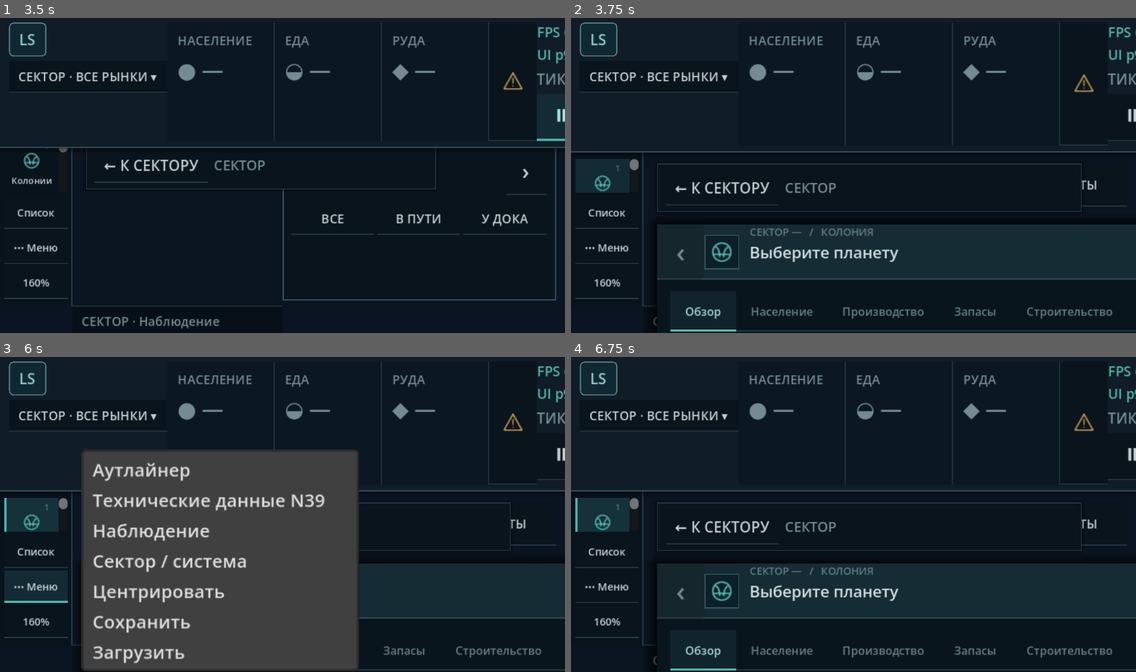
Above: before the commit, frames 1-4 (two rows, left to right).
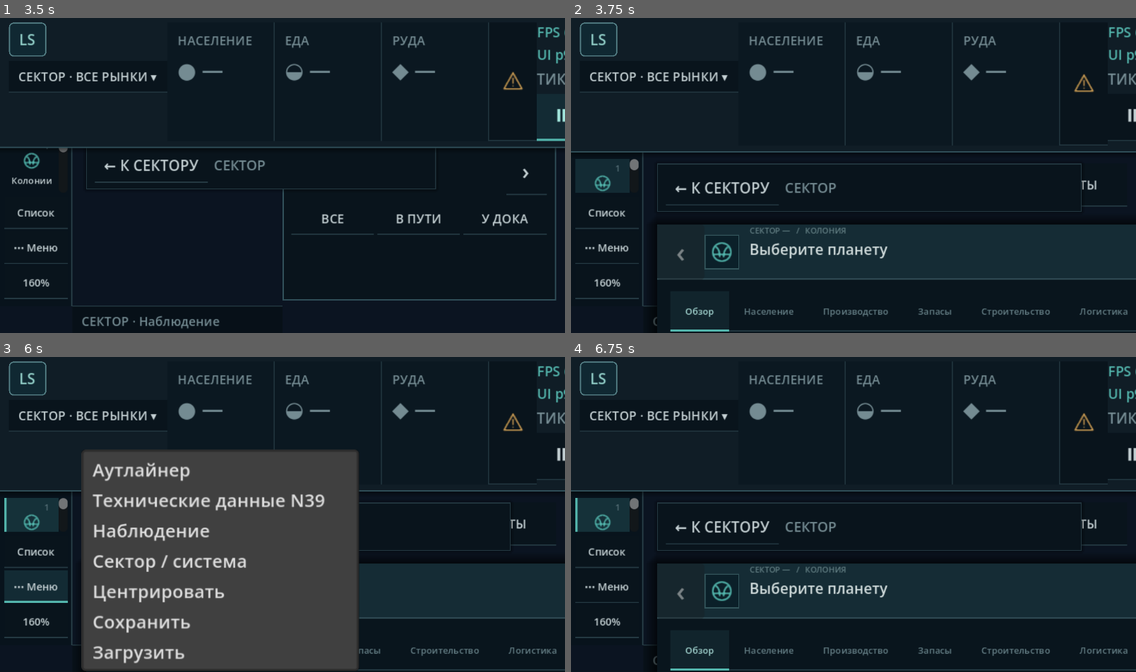
Above: after the commit, the same moments.

Repository: Mefits/Living-Sector
Game: Godot game, scene res://scenes/main.tscn
The game is run twice, just before and just after one commit, with the same random seed, the same clock (stepped at 60 frames per second) and the same inputs.
Inputs (mouse positions are in pixels of both pictures, inside the frame that each line leads up to):
- Up to frame 1 (3.5 s): click "СЕКТОР · ВСЕ РЫНКИ ▾" at 0.5 s; click (514, 81) at 1.25 s; click "0" at 2 s; click "⏸" at 2.75 s
- Up to frame 2 (3.75 s): click "1" at 3.5 s
- Up to frame 3 (6 s): click "0" at 4.25 s; click "1" at 5 s; click "2" at 5.75 s
- Up to frame 4 (6.75 s): click "3" at 6.5 s

Frame 1 is identical in both runs. In frame 2, 1.9% of the frame differs, in the area x 20-99%, y 66-100%; in frame 3, 0.4%; in frame 4, 1.9%.

Commit message:
style(ui): match Figma Make source typography and dense metrics [skip ci]

Diff:
--- a/godot/scripts/view/strategy_workspaces.gd
+++ b/godot/scripts/view/strategy_workspaces.gd
@@ -167,11 +167,11 @@
     title_margin.add_theme_constant_override("margin_right", 6)
     header.add_child(title_margin)
     title_margin.add_child(titles)
-    _scope = _label("СЕКТОР / ОБЗОР", 9, Color("#627E83"))
-    _header_title = _label("КОЛОНИЯ", 14, Color("#D2DDDD"))
+    _scope = _label("СЕКТОР / ОБЗОР", 7, Color("#627E83"))
+    _header_title = _label("КОЛОНИЯ", 13, Color("#D2DDDD"))
     titles.add_child(_scope)
     titles.add_child(_header_title)
-    _focus_badge = _label("", 9, AMBER)
+    _focus_badge = _label("", 7, AMBER)
     _focus_badge.visible = false
     _focus_badge.size_flags_vertical = Control.SIZE_SHRINK_CENTER
     var tag_style := _box(Color("#201B14"), false)
@@ -239,7 +239,7 @@
     _filter.placeholder_text = "Фильтр по объектам и статусам"
     _filter.custom_minimum_size.x = 0
     _filter.size_flags_horizontal = Control.SIZE_EXPAND_FILL
-    _filter.add_theme_font_size_override("font_size", 10)
+    _filter.add_theme_font_size_override("font_size", 8)
     _filter.add_theme_color_override("font_color", TEXT)
     _filter.add_theme_color_override("font_placeholder_color", MUTED)
     var transparent_style := _box(Color.TRANSPARENT, false)
@@ -260,7 +260,7 @@
     var spacer := Control.new()
     spacer.size_flags_horizontal = Control.SIZE_EXPAND_FILL
     toolbar.add_child(spacer)
-    _updated = _label("ЦИКЛ — · N39", 10, Color("#58747B"))
+    _updated = _label("ЦИКЛ — · N39", 7, Color("#58747B"))
     _updated.size_flags_vertical = Control.SIZE_SHRINK_CENTER
     toolbar.add_child(_updated)
     # Under high UI scaling the available workspace can be narrower than the
@@ -422,7 +422,7 @@
 func _tab_button(name: String, active: bool) -> Button:
     var btn := _button(name, func() -> void:
         navigate_requested.emit(_mode, name, _focus), active)
-    btn.add_theme_font_size_override("font_size", 10)
+    btn.add_theme_font_size_override("font_size", 8)
     var normal := _box(Color("#11242C") if active else Color("#09151D"), false)
     normal.border_color = TEAL if active else LINE
     normal.border_width_bottom = 2 if active else 1
@@ -477,12 +477,12 @@
     heading_row.custom_minimum_size.y = 31
     heading_row.add_theme_constant_override("separation", 7)
     title_bg.add_child(heading_row)
-    var heading := _label(title, 11, Color("#B9C8C9"))
+    var heading := _label(title, 9, Color("#B9C8C9"))
     heading.size_flags_horizontal = Control.SIZE_EXPAND_FILL
     heading.vertical_alignment = VERTICAL_ALIGNMENT_CENTER
     heading_row.add_child(heading)
     if not detail.is_empty():
-        var right_detail := _label(detail, 9, MUTED)
+        var right_detail := _label(detail, 7, MUTED)
         right_detail.size_flags_horizontal = Control.SIZE_SHRINK_END
         right_detail.vertical_alignment = VERTICAL_ALIGNMENT_CENTER
         right_detail.tooltip_text = detail
@@ -548,16 +548,16 @@
         tile_style.content_margin_top = 6
         tile_style.content_margin_bottom = 6
         tile.add_theme_stylebox_override("panel", tile_style)
-        tile.custom_minimum_size = Vector2(138, 59)
+        tile.custom_minimum_size = Vector2(138, 58)
         tile.size_flags_horizontal = Control.SIZE_EXPAND_FILL
         flow.add_child(tile)
         var col := VBoxContainer.new()
         col.add_theme_constant_override("separation", 3)
         tile.add_child(col)
-        col.add_child(_label(str(item.get("label", "—")).to_upper(), 9, MUTED))
-        col.add_child(_label(str(item.get("value", "—")), 17, Color("#D5E0E0")))
+        col.add_child(_label(str(item.get("label", "—")).to_upper(), 7, MUTED))
+        col.add_child(_label(str(item.get("value", "—")), 13, Color("#D5E0E0")))
         if item.has("note") and not str(item["note"]).is_empty():
-            col.add_child(_label(str(item["note"]), 9, TEAL))
+            col.add_child(_label(str(item["note"]), 7, TEAL))
 
 func _table(parent: Node, headings: Array, rows: Array,
         route: String = "", tab: String = "", kind: String = "") -> void:
@@ -657,7 +657,7 @@
                 tint = TEAL
             elif text_value == "—":
                 tint = MUTED
-        var cell := _label(text_value, 9 if heading else 12, tint)
+        var cell := _label(text_value, 8 if heading else 11, tint)
         cell.size_flags_horizontal = Control.SIZE_EXPAND_FILL
         # Identical minimums for header and every data row make the columns
         # line up while leaving room for long names and real N39 statuses.
